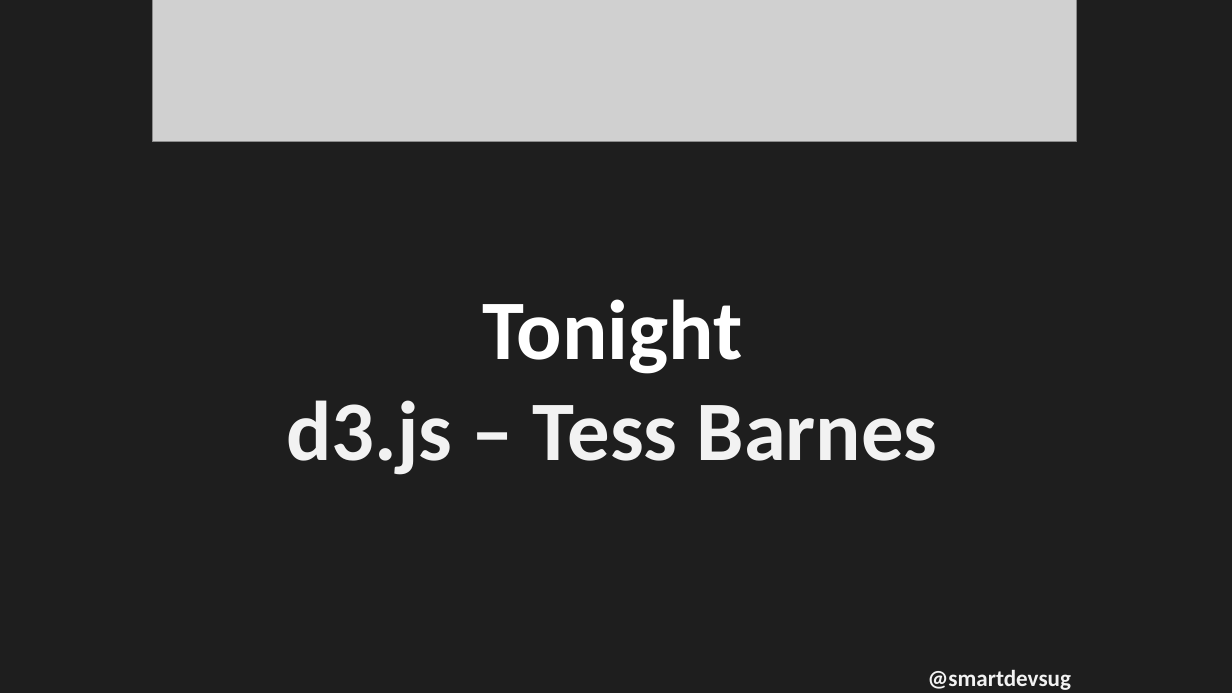
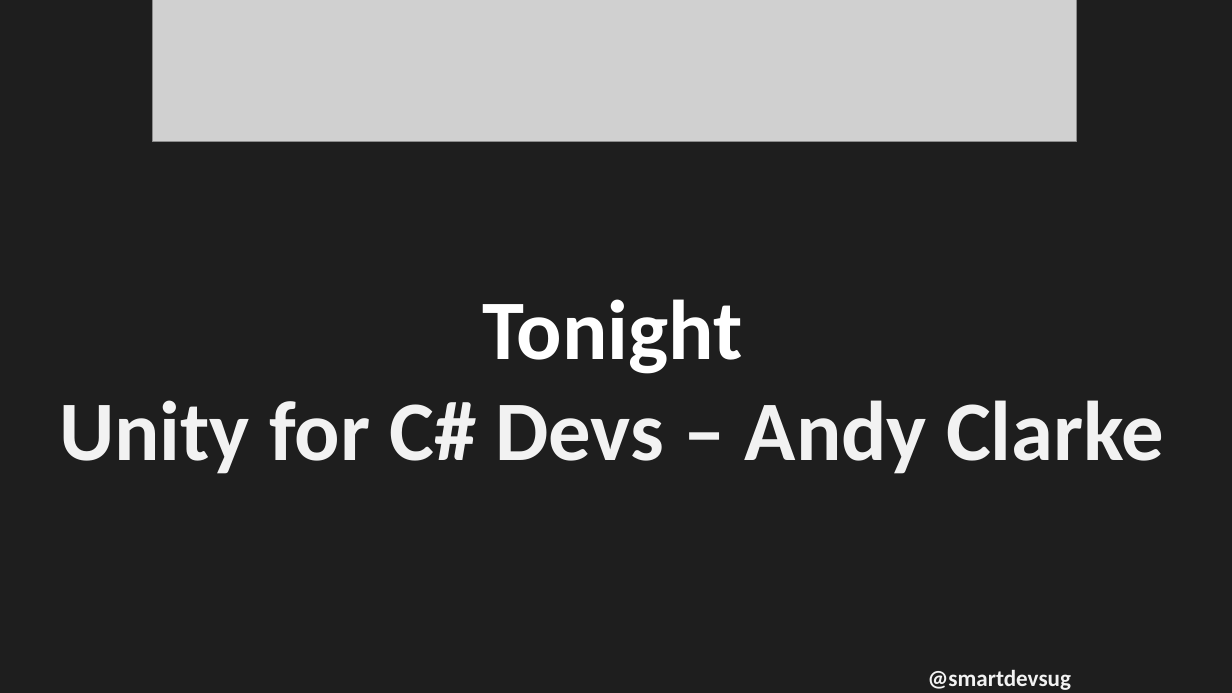
Before and after one commit to rippo/smartdevs, a slide deck: slide 7 of WelcomePresentation-SmartDevs.pptx. Drawn at 1232x693 pixels with LibreOffice and Linux fonts; fonts in the diff are those of the drawing; grey boxes stand for pictures. Boxes give left, top, right and bottom in pixels: in the first picture for what was removed or moved away, otherwise in the second. Text is boxed around its words. In the diff, an @@ line names an element or a change of style, - is before the commit and + after.

Commit message:
Updated for Andy Clarke in April.

```diff
--- a/WelcomePresentation-SmartDevs.pptx
+++ b/WelcomePresentation-SmartDevs.pptx
@@ text at <box>59,299,1164,474</box>: text changed @@
-Tonight
-d3.js – Tess Barnes
+Tonight
+Unity for C# Devs – Andy Clarke
```
Also in this commit, not shown: 2 other slides changed.
